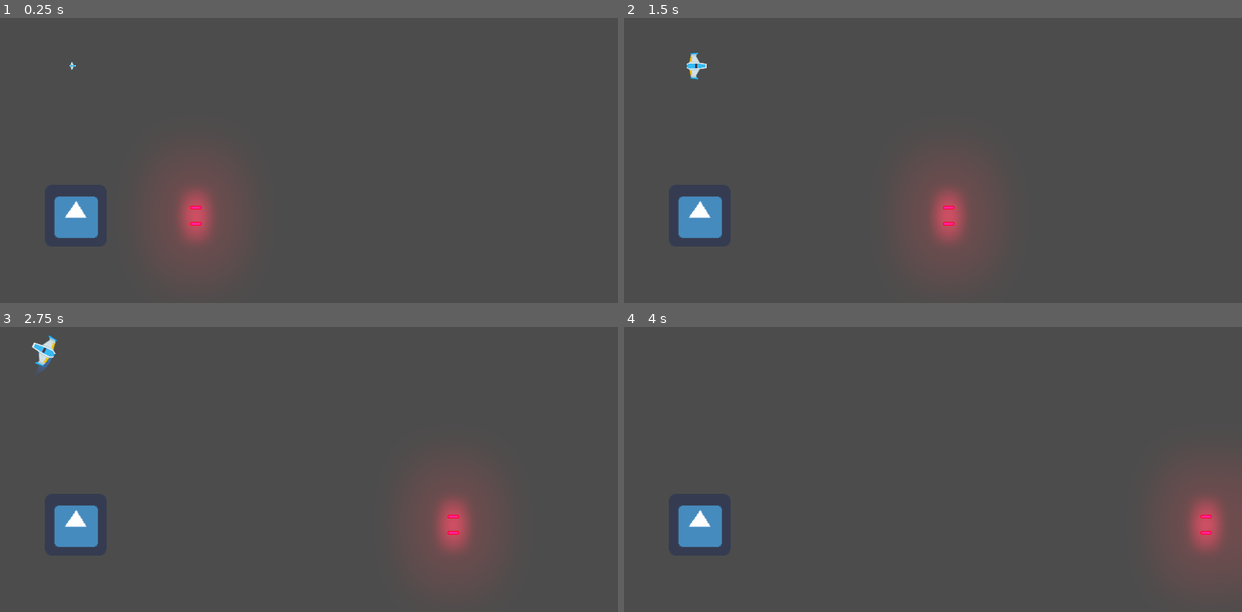
Above: before the commit, frames 1-4 (two rows, left to right).
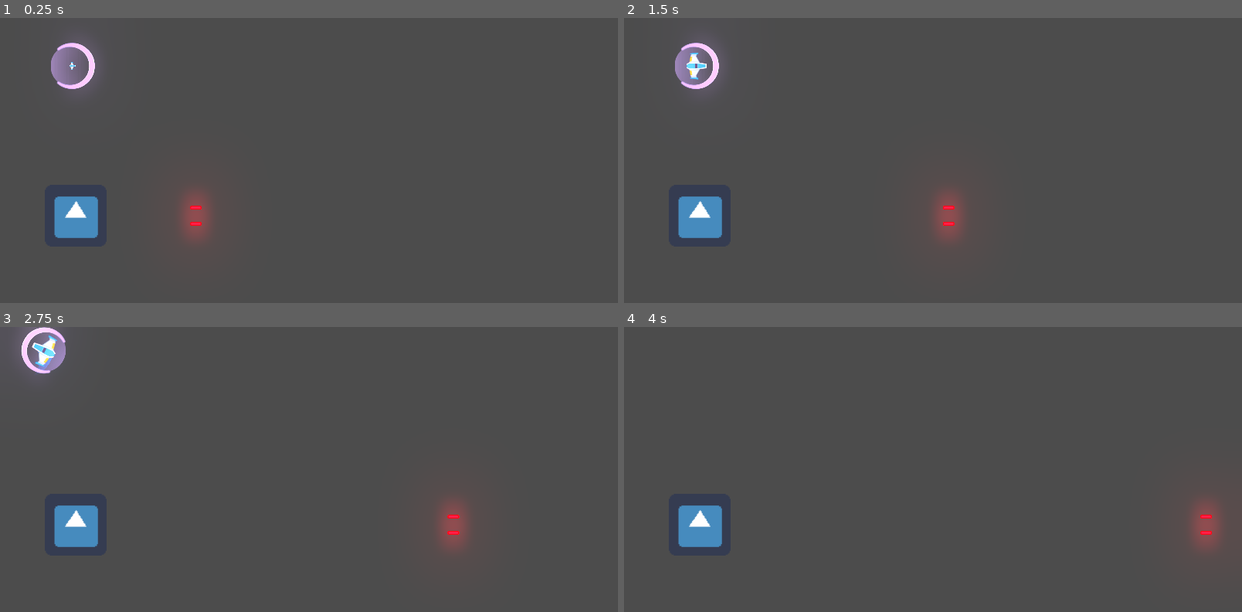
Above: after the commit, the same moments.

Repository: b4ngi/Meteoritos_Juego
Game: Godot game, scene res://Juego/Niveles/NivelTest.tscn
Same seed, same stepped clock (60 frames per second), same inputs: the game is played once before the commit and once after it. The engine's default icon, where the game draws it, is replaced by a stand-in: a white triangle on a blue panel in a dark square.
Inputs (mouse positions are in pixels of both pictures, inside the frame that each line leads up to):
- Up to frame 1 (0.25 s): no input
- Up to frame 2 (1.5 s): move the mouse to (1068, 174) at 0.52 s; hold W (mover_adelante) 0.53-1.28 s; hold Space (disparo_principal) 0.53-1.28 s; move the mouse to (809, 208) at 1.27 s; hold S (mover_atras) from 1.28 s (still down); right-click (809, 208) at 1.35 s
- Up to frame 3 (2.75 s): move the mouse to (370, 423) at 2.02 s; release S (mover_atras) at 2.03 s; hold W (mover_adelante) from 2.03 s (still down); hold A (rotar_antihorario) from 2.03 s (still down)
- Up to frame 4 (4 s): move the mouse to (902, 569) at 2.77 s; release A (rotar_antihorario) at 2.78 s; tap D (rotar_horario) at 2.85 s; move the mouse to (1118, 552) at 3.52 s; release W (mover_adelante) at 3.53 s; hold S (mover_atras) from 3.53 s (still down); hold Space (disparo_principal) from 3.53 s (still down)

The runs differ from the first frame. In frame 1, 2.0% of the frame differs, in the area x 8-35%, y 8-80%; in frame 2, 2.0%; in frame 3, 2.1%, in the area x 2-77%, y 0-80%; in frame 4, 1.1%.

Commit message:
Ajustes esteticos
- Ajustes de color en proyectiles y escudo
- Pulido de codigo

Diff:
--- a/Juego/Enemigos/EnemigoDummy.gd
+++ b/Juego/Enemigos/EnemigoDummy.gd
@@ -12,5 +12,5 @@
 	if hitpoints <= 0.0:
 		queue_free()
 
-func _process(delta: float) -> void:
+func _process(_delta: float) -> void:
 	$Canion.set_esta_disparando(true)
--- a/Juego/Naves/Player/Escudo/Escudo.tscn
+++ b/Juego/Naves/Player/Escudo/Escudo.tscn
@@ -125,20 +125,20 @@
 "values": [ Vector2( 0, 0 ), Vector2( 0.6, 0.6 ), Vector2( 1, 1 ) ]
 }
 
-[sub_resource type="Animation" id=2]
-resource_name = "default"
+[sub_resource type="Animation" id=4]
 length = 0.001
 
 [node name="Escudo" type="Area2D"]
+modulate = Color( 3.59, 2.61, 4.6, 1 )
 collision_layer = 0
 collision_mask = 16
 script = ExtResource( 5 )
 
 [node name="CollisionShape2D" type="CollisionShape2D" parent="."]
+visible = false
 shape = SubResource( 1 )
 
 [node name="SpriteCompleto" type="Sprite" parent="."]
-visible = false
 rotation = 1.5708
 texture = ExtResource( 3 )
 
@@ -155,9 +155,9 @@
 
 [node name="AnimationPlayer" type="AnimationPlayer" parent="."]
 autoplay = "default"
-anims/activado = SubResource( 4 )
+anims/activado = SubResource( 2 )
 anims/activando = SubResource( 3 )
-anims/default = SubResource( 2 )
+anims/default = SubResource( 4 )
 
 [node name="EscudoSFX" type="AudioStreamPlayer2D" parent="."]
 stream = ExtResource( 4 )
--- a/Juego/Naves/Player/Player.gd
+++ b/Juego/Naves/Player/Player.gd
@@ -29,11 +29,11 @@
 func _ready() -> void:
 	controlador_estados(estado_actual)
 
-func _integrate_forces(state: Physics2DDirectBodyState) -> void:
+func _integrate_forces(_state: Physics2DDirectBodyState) -> void:
 	apply_central_impulse(empuje.rotated(rotation))
 	apply_torque_impulse(dir_rotacion * potencia_rotacion)
 
-func _process(delta: float) -> void:
+func _process(_delta: float) -> void:
 	player_input()
 
 func _unhandled_input(event: InputEvent) -> void:
--- a/Juego/Proyectiles/Canion.gd
+++ b/Juego/Proyectiles/Canion.gd
@@ -47,7 +47,7 @@
 	almacenar_puntos_disparo()
 	timer_enfriamiento.wait_time = cadencia_disparo
 
-func _process(delta: float) -> void:
+func _process(_delta: float) -> void:
 	if esta_disparando and esta_enfriado:
 		disparar()
 
--- a/Juego/Proyectiles/ProyectilEnemigo.tscn
+++ b/Juego/Proyectiles/ProyectilEnemigo.tscn
@@ -13,7 +13,7 @@
 collision_mask = 5
 
 [node name="Sprite" parent="." index="0"]
-modulate = Color( 2, 0.12, 0.505547, 1 )
+modulate = Color( 1.5, 0.12, 0.273633, 1 )
 scale = Vector2( 1, 1 )
 texture = ExtResource( 2 )
 
--- a/Juego/Proyectiles/ProyectilPlayer.tscn
+++ b/Juego/Proyectiles/ProyectilPlayer.tscn
@@ -11,7 +11,7 @@
 collision_mask = 6
 
 [node name="Sprite" parent="." index="0"]
-modulate = Color( 0.24, 0.710938, 2, 1 )
+modulate = Color( 0.62, 1.12, 3.11, 1 )
 
 [node name="CollisionShape2D" parent="." index="1"]
 shape = SubResource( 1 )
Not shown: 1 places in Juego/Naves/Player/Escudo/Escudo.tscn that only renumber resources
